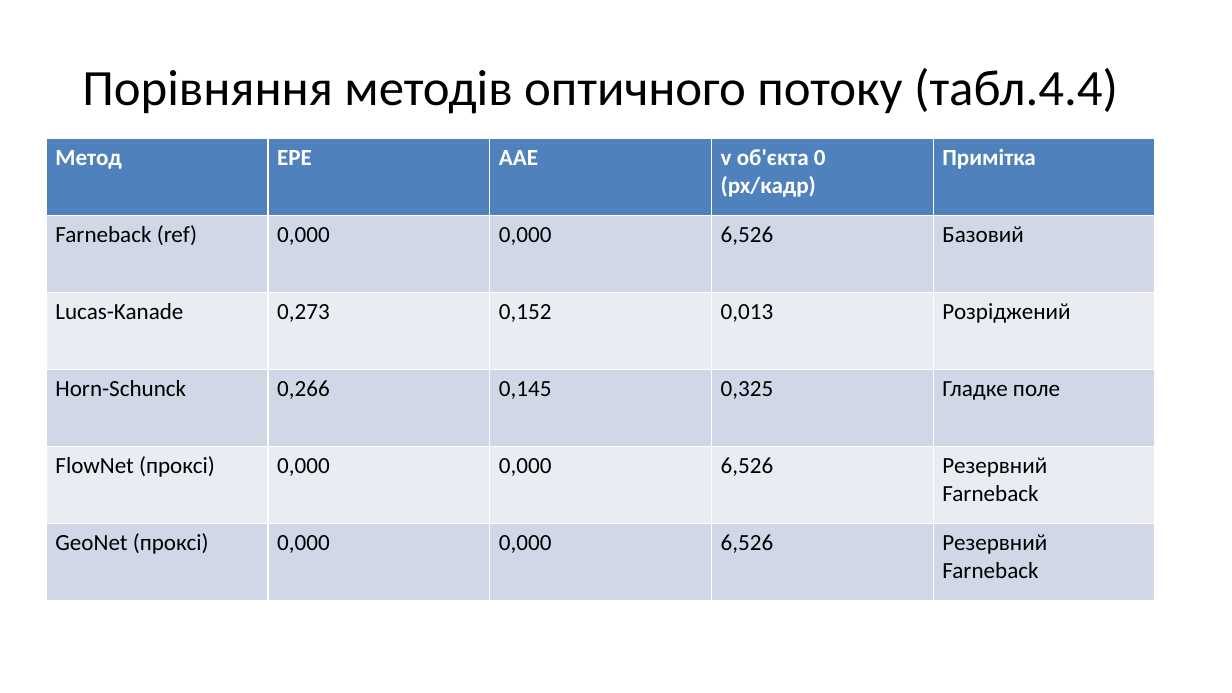
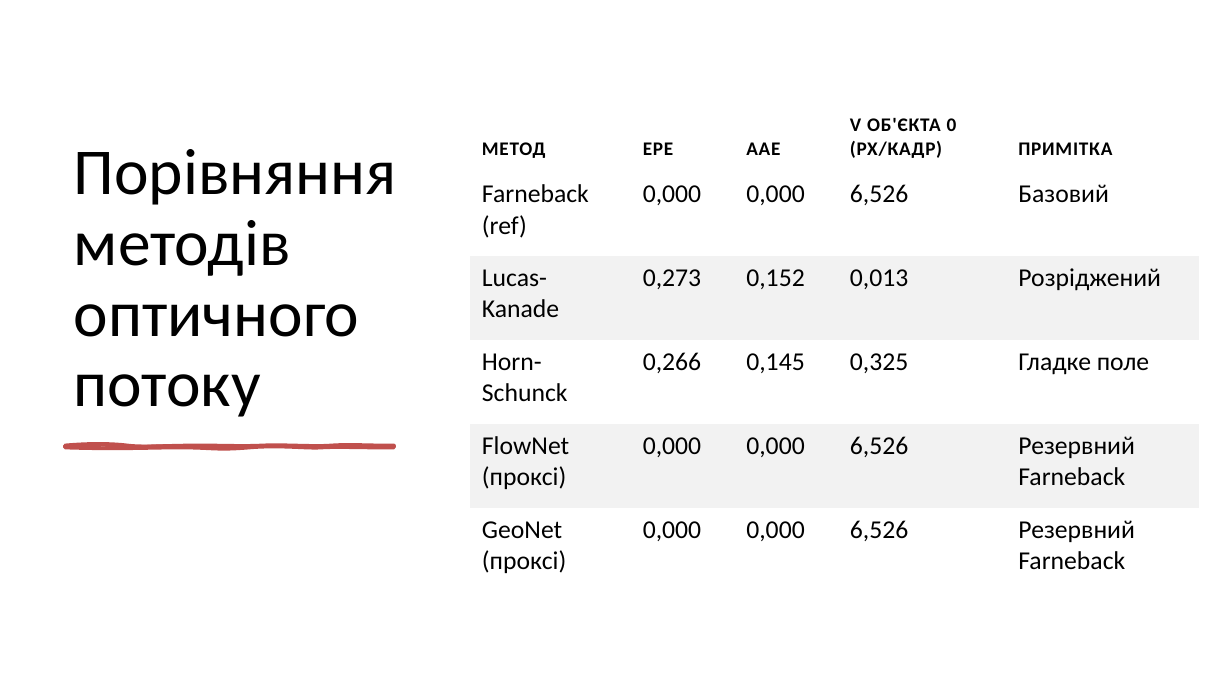
Before and after one commit to ly0wenka/dis_f, a slide deck: slide 33 of dissertation_Kondratov_full_37slides.pptx. Drawn at 1232x693 pixels with LibreOffice and Linux fonts; fonts in the diff are those of the drawing. Boxes give left, top, right and bottom in pixels: in the first picture for what was removed or moved away, otherwise in the second. Text is boxed around its words. In the diff, an @@ line names an element or a change of style, - is before the commit and + after.

```diff
--- a/dissertation_Kondratov_full_37slides.pptx
+++ b/dissertation_Kondratov_full_37slides.pptx
@@ title "Порівняння методів оптичного потоку" at [74,149,397,417]: vertical alignment middle to bottom @@
@@ table at [470,98,1199,592] @@
-row 1: Метод | EPE | AAE | v об'єкта 0 (px/кадр) | Примітка
+row 1: МЕТОД | EPE | AAE | V ОБ'ЄКТА 0 (PX/КАДР) | ПРИМІТКА
@@ fill #4F81BD to none in row 1 @@
@@ fill #D0D8E8 to none in 15 cells @@
@@ fill #E9EDF4 to #F2F2F2 in 10 cells @@
@@ size 18 to 15 pt, text colour #FFFFFF to #000000, letter spacing 0 to 0.6 pt in "EPE", "AAE" @@
@@ size 18 to 20 pt in "Farneback (ref)", "0,000", "0,000", "6,526" and 21 more places @@
@@ borders changed @@
@@ table: place and size @@
-table at [46,139,1155,601]
+table at [470,98,1199,592]
@@ title at [74,149,397,417]: text changed; size 39.6 to 51 pt @@
-Порівняння методів оптичного потоку (табл.4.4)
+Порівняння методів оптичного потоку
@@ freeform shape added at [65,445,394,447], fill #C0504D, outline #C0504D 3 pt @@
```
Also in this commit, not shown: 36 other slides changed, 1 other file.
